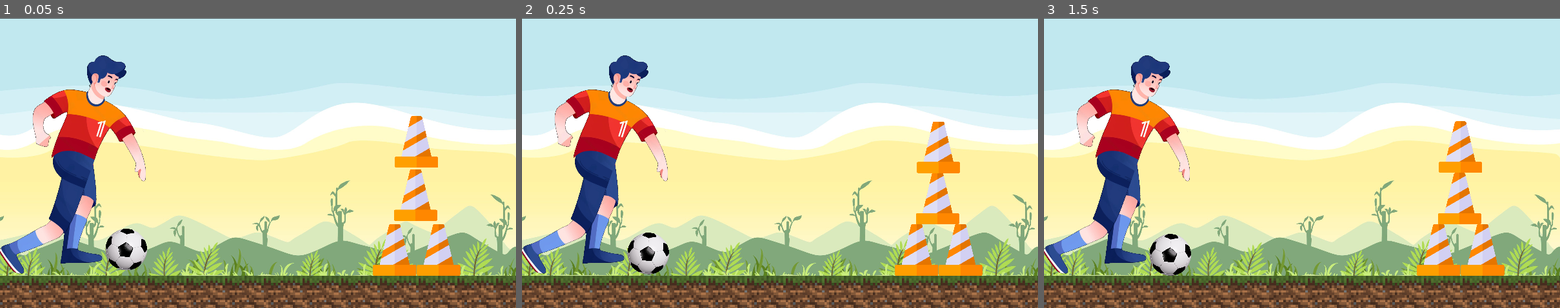
Above: before the commit, frames 1-3 (left to right).
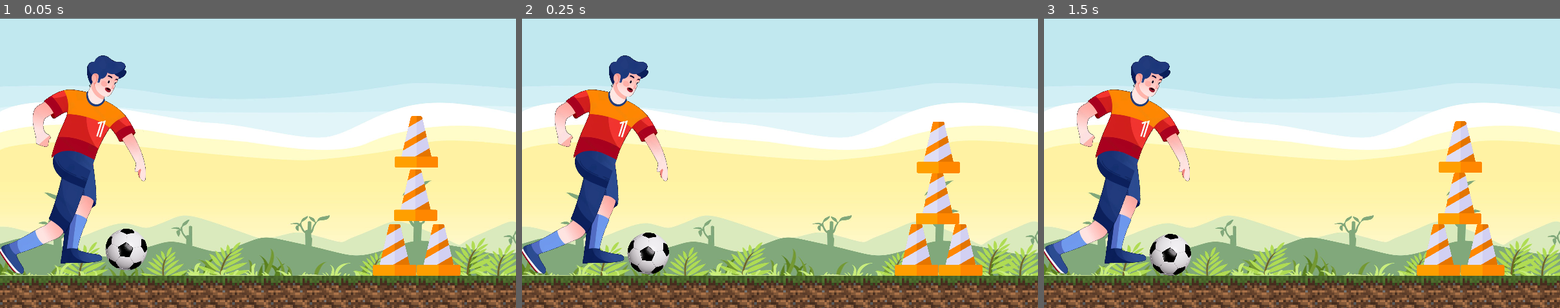
Above: after the commit, the same moments.

Repository: pacjo/ProjektFizyka
Game: Godot game, scene res://scenes/main.tscn
Same seed, same stepped clock (60 frames per second), same inputs: the game is played once before the commit and once after it. Before the commit the project starts from res://main.tscn.
Inputs (mouse positions are in pixels of both pictures, inside the frame that each line leads up to):
- Up to frame 1 (0.05 s): no input
- Up to frame 2 (0.25 s): no input
- Up to frame 3 (1.5 s): move the mouse to (1415, 148) at 0.52 s; click (1415, 148) at 0.67 s; tap Enter at 1.25 s; drag from (1198, 177) to (1276, 221) at 1.27 s

The runs differ from the first frame. In frame 1, 16% of the frame differs, in the area x 0-100%, y 29-89%; in frame 2, 16%; in frame 3, 16%.

Commit message:
make  better project structure, fix touch input, add readme

Diff:
--- a/cone.tscn
+++ /dev/null
@@ -1,23 +0,0 @@
-[gd_scene load_steps=4 format=3 uid="uid://b1q8f6on4rks7"]
-
-[ext_resource type="Script" path="res://cone.gd" id="1_tv6kw"]
-[ext_resource type="Texture2D" uid="uid://b1yyoynif25l2" path="res://cone.png" id="1_v5ljk"]
-
-[sub_resource type="PhysicsMaterial" id="PhysicsMaterial_w605u"]
-bounce = 0.2
-
-[node name="cone" type="RigidBody2D"]
-physics_material_override = SubResource("PhysicsMaterial_w605u")
-gravity_scale = 0.9
-script = ExtResource("1_tv6kw")
-metadata/_edit_group_ = true
-
-[node name="Sprite2D" type="Sprite2D" parent="."]
-scale = Vector2(0.25, 0.25)
-texture = ExtResource("1_v5ljk")
-
-[node name="CollisionPolygon2D" type="CollisionPolygon2D" parent="."]
-scale = Vector2(0.25, 0.25)
-polygon = PackedVector2Array(56.3, -248.4, 59.3, -239.4, 150.1, 143.7, 205.4, 143.7, 214.3, 152.5, 216.3, 154.5, 215, 247.3, 212.5, 251.3, 207, 256, -207.1, 256, -214.3, 250.6, -216.3, 246.5, -215, 153.7, -212.5, 149.7, -205.5, 143.7, -150.3, 143.7, -57.9, -244.3, -54.6, -251.3, -48.3, -255.8, 48.3, -256)
-
-[connection signal="body_shape_entered" from="." to="." method="_on_body_shape_entered"]
--- a/player.tscn
+++ /dev/null
@@ -1,15 +0,0 @@
-[gd_scene load_steps=4 format=3 uid="uid://dx4fddckr801c"]
-
-[ext_resource type="Script" path="res://Player.gd" id="1_jalj1"]
-[ext_resource type="Texture2D" uid="uid://bu1f0tosy6qfq" path="res://player_legless.png" id="2_dd26b"]
-[ext_resource type="Texture2D" uid="uid://sa21nvr40aws" path="res://player_leg.png" id="3_kllau"]
-
-[node name="Player" type="Area2D"]
-scale = Vector2(0.5, 0.5)
-script = ExtResource("1_jalj1")
-
-[node name="LegSprite" type="Sprite2D" parent="."]
-texture = ExtResource("3_kllau")
-
-[node name="LeglessSprite" type="Sprite2D" parent="."]
-texture = ExtResource("2_dd26b")
--- a/project.godot
+++ b/project.godot
@@ -11,9 +11,9 @@
 [application]
 
 config/name="ProjektFizyka"
-run/main_scene="res://main.tscn"
+run/main_scene="res://scenes/main.tscn"
 config/features=PackedStringArray("4.2", "Mobile")
-config/icon="res://icon.svg"
+config/icon="res://assets/small_pig.png"
 
 [display]
 
@@ -36,6 +36,11 @@
 ]
 }
 
+[input_devices]
+
+pointing/emulate_touch_from_mouse=true
+pointing/emulate_mouse_from_touch=false
+
 [rendering]
 
 renderer/rendering_method="mobile"
--- a/ball.tscn
+++ b/scenes/ball.tscn
@@ -1,7 +1,7 @@
 [gd_scene load_steps=5 format=3 uid="uid://b85lfqxj2srgy"]
 
-[ext_resource type="Script" path="res://ball.gd" id="1_50w73"]
-[ext_resource type="Texture2D" uid="uid://ypvharoga5yl" path="res://ball.png" id="1_a2yak"]
+[ext_resource type="Texture2D" uid="uid://ypvharoga5yl" path="res://assets/ball.png" id="1_a2yak"]
+[ext_resource type="Script" path="res://scripts/ball.gd" id="1_qflhd"]
 
 [sub_resource type="PhysicsMaterial" id="PhysicsMaterial_mycal"]
 bounce = 0.5
@@ -12,7 +12,7 @@
 [node name="Ball" type="RigidBody2D"]
 mass = 0.5
 physics_material_override = SubResource("PhysicsMaterial_mycal")
-script = ExtResource("1_50w73")
+script = ExtResource("1_qflhd")
 metadata/_edit_group_ = true
 
 [node name="Sprite2D" type="Sprite2D" parent="."]
--- /dev/null
+++ b/scenes/cone.tscn
@@ -0,0 +1,62 @@
+[gd_scene load_steps=6 format=3 uid="uid://b1q8f6on4rks7"]
+
+[ext_resource type="Script" path="res://scripts/cone.gd" id="1_k5a2t"]
+[ext_resource type="Texture2D" uid="uid://b1yyoynif25l2" path="res://assets/cone.png" id="1_v5ljk"]
+
+[sub_resource type="PhysicsMaterial" id="PhysicsMaterial_w605u"]
+bounce = 0.2
+
+[sub_resource type="Animation" id="Animation_4uxlm"]
+resource_name = "destruction"
+length = 0.5
+step = 0.05
+tracks/0/type = "value"
+tracks/0/imported = false
+tracks/0/enabled = true
+tracks/0/path = NodePath(".:scale")
+tracks/0/interp = 2
+tracks/0/loop_wrap = true
+tracks/0/keys = {
+"times": PackedFloat32Array(0, 0.5),
+"transitions": PackedFloat32Array(1, 1),
+"update": 0,
+"values": [Vector2(1, 1), Vector2(0.0295573, 0.0295573)]
+}
+tracks/1/type = "value"
+tracks/1/imported = false
+tracks/1/enabled = true
+tracks/1/path = NodePath(".:rotation")
+tracks/1/interp = 1
+tracks/1/loop_wrap = true
+tracks/1/keys = {
+"times": PackedFloat32Array(0.15, 0.5),
+"transitions": PackedFloat32Array(1, 1),
+"update": 0,
+"values": [0.0, 6.28319]
+}
+
+[sub_resource type="AnimationLibrary" id="AnimationLibrary_4evy5"]
+_data = {
+"destruction": SubResource("Animation_4uxlm")
+}
+
+[node name="cone" type="RigidBody2D"]
+physics_material_override = SubResource("PhysicsMaterial_w605u")
+gravity_scale = 0.9
+script = ExtResource("1_k5a2t")
+metadata/_edit_group_ = true
+
+[node name="Sprite2D" type="Sprite2D" parent="."]
+scale = Vector2(0.25, 0.25)
+texture = ExtResource("1_v5ljk")
+
+[node name="CollisionPolygon2D" type="CollisionPolygon2D" parent="."]
+scale = Vector2(0.25, 0.25)
+polygon = PackedVector2Array(56.3, -248.4, 59.3, -239.4, 150.1, 143.7, 205.4, 143.7, 214.3, 152.5, 216.3, 154.5, 215, 247.3, 212.5, 251.3, 207, 256, -207.1, 256, -214.3, 250.6, -216.3, 246.5, -215, 153.7, -212.5, 149.7, -205.5, 143.7, -150.3, 143.7, -57.9, -244.3, -54.6, -251.3, -48.3, -255.8, 48.3, -256)
+
+[node name="AnimationPlayer" type="AnimationPlayer" parent="."]
+libraries = {
+"": SubResource("AnimationLibrary_4evy5")
+}
+
+[connection signal="body_shape_entered" from="." to="." method="_on_body_shape_entered"]
--- a/floor.tscn
+++ b/scenes/floor.tscn
@@ -1,13 +1,12 @@
 [gd_scene load_steps=4 format=3 uid="uid://clpas4ti1ksu1"]
 
-[ext_resource type="Texture2D" uid="uid://da16uthillhua" path="res://grass.webp" id="1_141r0"]
-[ext_resource type="Script" path="res://floor.gd" id="1_503cj"]
+[ext_resource type="Texture2D" uid="uid://da16uthillhua" path="res://assets/grass.webp" id="1_141r0"]
+[ext_resource type="Script" path="res://scripts/floor.gd" id="1_npwsy"]
 
 [sub_resource type="WorldBoundaryShape2D" id="WorldBoundaryShape2D_281ie"]
 
 [node name="floor" type="StaticBody2D"]
-script = ExtResource("1_503cj")
-floor_sprite_count = 25
+script = ExtResource("1_npwsy")
 
 [node name="FloorBoundary" type="CollisionShape2D" parent="."]
 position = Vector2(0, 640)
--- a/main.tscn
+++ b/scenes/main.tscn
@@ -1,20 +1,20 @@
 [gd_scene load_steps=7 format=3 uid="uid://d3nqu0eedat7n"]
 
-[ext_resource type="Script" path="res://main.gd" id="1_0odmy"]
-[ext_resource type="Texture2D" uid="uid://qd21uk0i07gp" path="res://angry_bird_tło.png" id="2_1xkfr"]
-[ext_resource type="PackedScene" uid="uid://clpas4ti1ksu1" path="res://floor.tscn" id="2_wqlio"]
-[ext_resource type="PackedScene" uid="uid://b1q8f6on4rks7" path="res://cone.tscn" id="2_xaj35"]
-[ext_resource type="PackedScene" uid="uid://b85lfqxj2srgy" path="res://ball.tscn" id="3_ndo05"]
-[ext_resource type="PackedScene" uid="uid://dx4fddckr801c" path="res://player.tscn" id="5_w6o2h"]
+[ext_resource type="Script" path="res://scripts/main.gd" id="1_8vduh"]
+[ext_resource type="Texture2D" uid="uid://qd21uk0i07gp" path="res://assets/angry_bird_tło.png" id="2_1xkfr"]
+[ext_resource type="PackedScene" uid="uid://clpas4ti1ksu1" path="res://scenes/floor.tscn" id="2_wqlio"]
+[ext_resource type="PackedScene" uid="uid://b1q8f6on4rks7" path="res://scenes/cone.tscn" id="2_xaj35"]
+[ext_resource type="PackedScene" uid="uid://b85lfqxj2srgy" path="res://scenes/ball.tscn" id="3_ndo05"]
+[ext_resource type="PackedScene" uid="uid://dx4fddckr801c" path="res://scenes/player.tscn" id="5_w6o2h"]
 
 [node name="Main" type="Node"]
-script = ExtResource("1_0odmy")
+script = ExtResource("1_8vduh")
 
 [node name="Background" type="Node2D" parent="."]
 
 [node name="Sprite2D" type="Sprite2D" parent="Background"]
-position = Vector2(620, 374)
-scale = Vector2(0.517361, 0.517361)
+position = Vector2(711.5, 374)
+scale = Vector2(0.746484, 0.517361)
 texture = ExtResource("2_1xkfr")
 
 [node name="floor" parent="." instance=ExtResource("2_wqlio")]
--- /dev/null
+++ b/scenes/player.tscn
@@ -0,0 +1,15 @@
+[gd_scene load_steps=4 format=3 uid="uid://dx4fddckr801c"]
+
+[ext_resource type="Script" path="res://scripts/player.gd" id="1_nkp77"]
+[ext_resource type="Texture2D" uid="uid://bu1f0tosy6qfq" path="res://assets/player_legless.png" id="2_dd26b"]
+[ext_resource type="Texture2D" uid="uid://sa21nvr40aws" path="res://assets/player_leg.png" id="3_kllau"]
+
+[node name="Player" type="Area2D"]
+scale = Vector2(0.5, 0.5)
+script = ExtResource("1_nkp77")
+
+[node name="LegSprite" type="Sprite2D" parent="."]
+texture = ExtResource("3_kllau")
+
+[node name="LeglessSprite" type="Sprite2D" parent="."]
+texture = ExtResource("2_dd26b")
--- a/ball.gd
+++ b/scripts/ball.gd
@@ -26,26 +26,27 @@
 		# TODO: add animation (maybe a disappearing cloud?)
 		queue_free()
 
-func _physics_process(delta):
+func _physics_process(_delta):
 	# Update current velocity every frame
 	current_velocity = linear_velocity
 
 func _input(event):
 	if !wasShoot:
-		if event is InputEventMouseButton and event.button_index == MOUSE_BUTTON_LEFT:
+		if event is InputEventScreenTouch:
 			if event.pressed:
-				# we started dragging the ball - show arrow and calculate stuff
-				if _is_pointer_over_ball(event.global_position):
+				# We started touching the ball - show arrow and calculate stuff
+				if _is_pointer_over_ball(event.position):
 					is_dragging = true
-					draw_arrow(event.global_position)
+					draw_arrow(event.position)
 			else:
-				# we stopped dragging the ball - throw it
+				# We stopped touching the ball - throw it
 				is_dragging = false
 				if arrow.visible:
-					apply_velocity(event.global_position)
+					apply_velocity(event.position)
 				arrow.visible = false
-		elif event is InputEventMouseMotion and is_dragging:
-			draw_arrow(event.global_position)
+		elif event is InputEventScreenDrag and is_dragging:
+			# Continue dragging the ball - update arrow
+			draw_arrow(event.position)
 
 func _is_pointer_over_ball(pointer_position):
 	var space_state = get_world_2d().direct_space_state
--- a/cone.gd
+++ b/scripts/cone.gd
@@ -9,8 +9,8 @@
 	contact_monitor = true
 	max_contacts_reported = 8
 
-func _on_body_shape_entered(body_rid, body, body_shape_index, local_shape_index):
-	if body.name == "Ball":
+func _on_body_shape_entered(_body_rid, body, _body_shape_index, _local_shape_index):
+	if body.name == "Ball":		# TODO: don't use name
 		# Use the current_velocity property of the ball
 		var relative_velocity = body.linear_velocity - self.linear_velocity
 		var impact_force = relative_velocity.length()
@@ -19,8 +19,13 @@
 		health -= damage
 		#print(name + " - hit - impact force: ", impact_force, ", health: ", health)
 		if health <= 0:
+			play_destruction_animation()
 			preserve_ball_velocity(body)
 
 func preserve_ball_velocity(ball):
 	ball.linear_velocity = ball.current_velocity * post_colision_speed_multiplier
 	queue_free()
+
+func play_destruction_animation():
+	print("animation played")
+	$AnimationPlayer.play("destruction")
--- a/floor.gd
+++ b/scripts/floor.gd
@@ -3,7 +3,7 @@
 @onready var collision_shape = $FloorBoundary
 @onready var floor_sprite_template = $FloorSprite
 
-@export var floor_sprite_count: int = 10
+@export var floor_sprite_count: int = 20
 
 func _ready():
 	add_floor_sprites()
--- a/main.gd
+++ b/scripts/main.gd
@@ -5,8 +5,7 @@
 func _ready():
 	pass # Replace with function body.
 
-
 # Called every frame. 'delta' is the elapsed time since the previous frame.
-func _process(delta):
+func _process(_delta):
 	if Input.is_action_pressed("pause"):
 		get_tree().quit()		# TODO: change to pause
--- a/Player.gd
+++ b/scripts/player.gd
@@ -7,7 +7,7 @@
 const DEFAULT_ROTATION = 55
 
 func _ready():
-	rotate_leg_sprite(DEFAULT_ROTATION)
+	rotate_leg_sprite(0)
 
 func rotate_leg_sprite(angle_degrees: float):
-	leg_sprite.rotation_degrees = angle_degrees
+	leg_sprite.rotation_degrees = angle_degrees + DEFAULT_ROTATION
Renamed: angry_bird_tło.png -> assets/angry_bird_tło.png
Not shown, changed: assets/angry_bird_tło.png.import
Renamed: ball.png -> assets/ball.png
Not shown, changed: assets/ball.png.import
Renamed: cone.png -> assets/cone.png
Not shown, changed: assets/cone.png.import
Renamed: grass.webp -> assets/grass.webp
Not shown, changed: assets/grass.webp.import
Renamed: icon.svg -> assets/icon.svg
Not shown, changed: assets/icon.svg.import
Renamed: player.png -> assets/player.png
Not shown, changed: assets/player.png.import
(and 8 more such lines)
